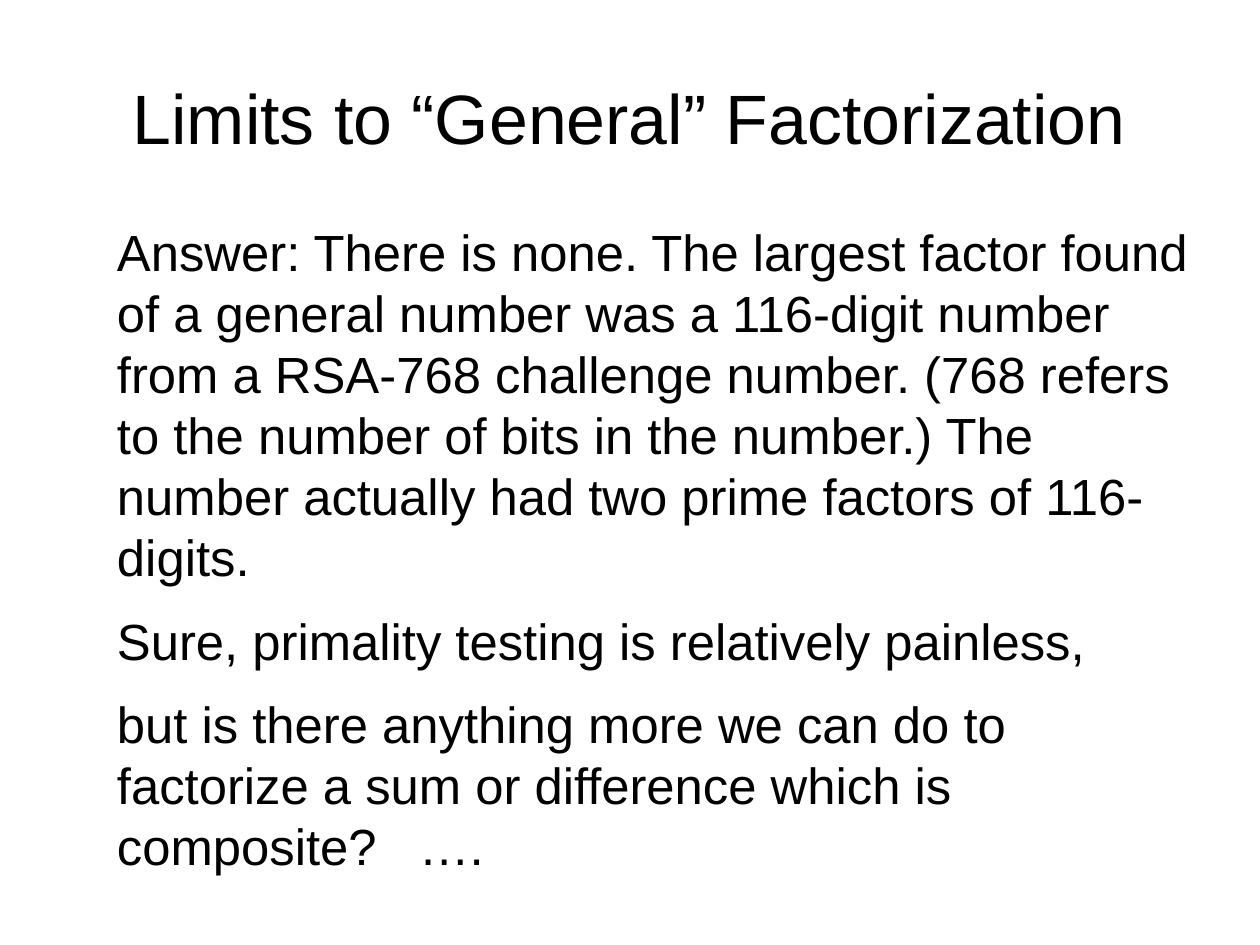
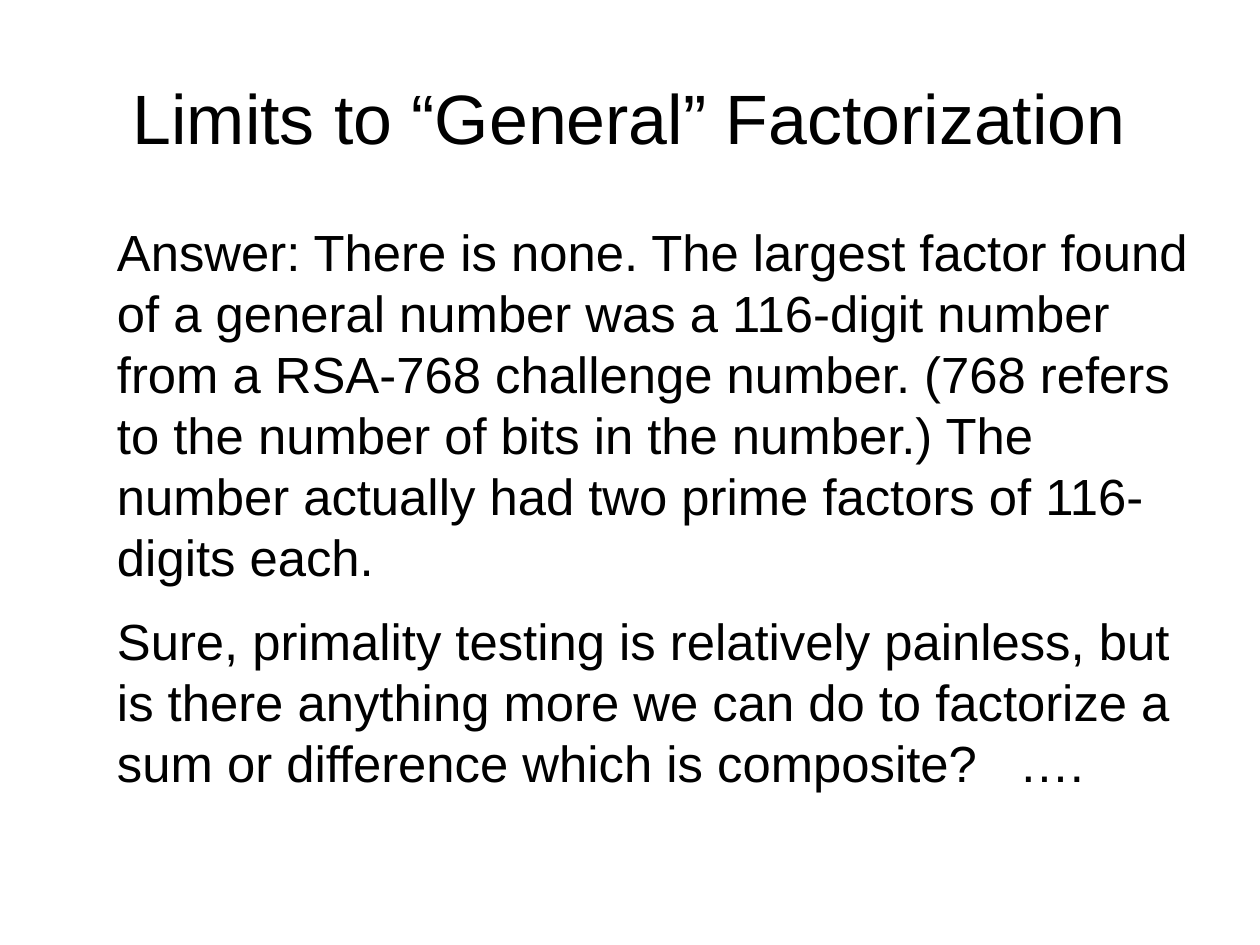
Before and after one commit to grandpascorpion/canon, a slide deck: slide 34 of goBigOrGoHome.odp. Drawn at 1260x945 pixels with LibreOffice and Linux fonts; fonts in the diff are those of the drawing. Boxes give left, top, right and bottom in pixels: in the first picture for what was removed or moved away, otherwise in the second. Text is boxed around its words. In the diff, an @@ line names an element or a change of style, - is before the commit and + after.

```diff
--- a/goBigOrGoHome.odp
+++ b/goBigOrGoHome.odp
@@ text at bbox=[117, 234, 1188, 792]: text changed @@
-Answer: There is none. The largest factor found of a general number was a 116-digit number from a RSA-768 challenge number. (768 refers to the number of bits in the number.) The number actually had two prime factors of 116-digits.
-Sure, primality testing is relatively painless,
-but is there anything more we can do to factorize a sum or difference which is composite? ….
+Answer: There is none. The largest factor found of a general number was a 116-digit number from a RSA-768 challenge number. (768 refers to the number of bits in the number.) The number actually had two prime factors of 116-digits each.
+Sure, primality testing is relatively painless, but is there anything more we can do to factorize a sum or difference which is composite? ….
```
Also in this commit, not shown: 15 other slides changed, 16 other files.
